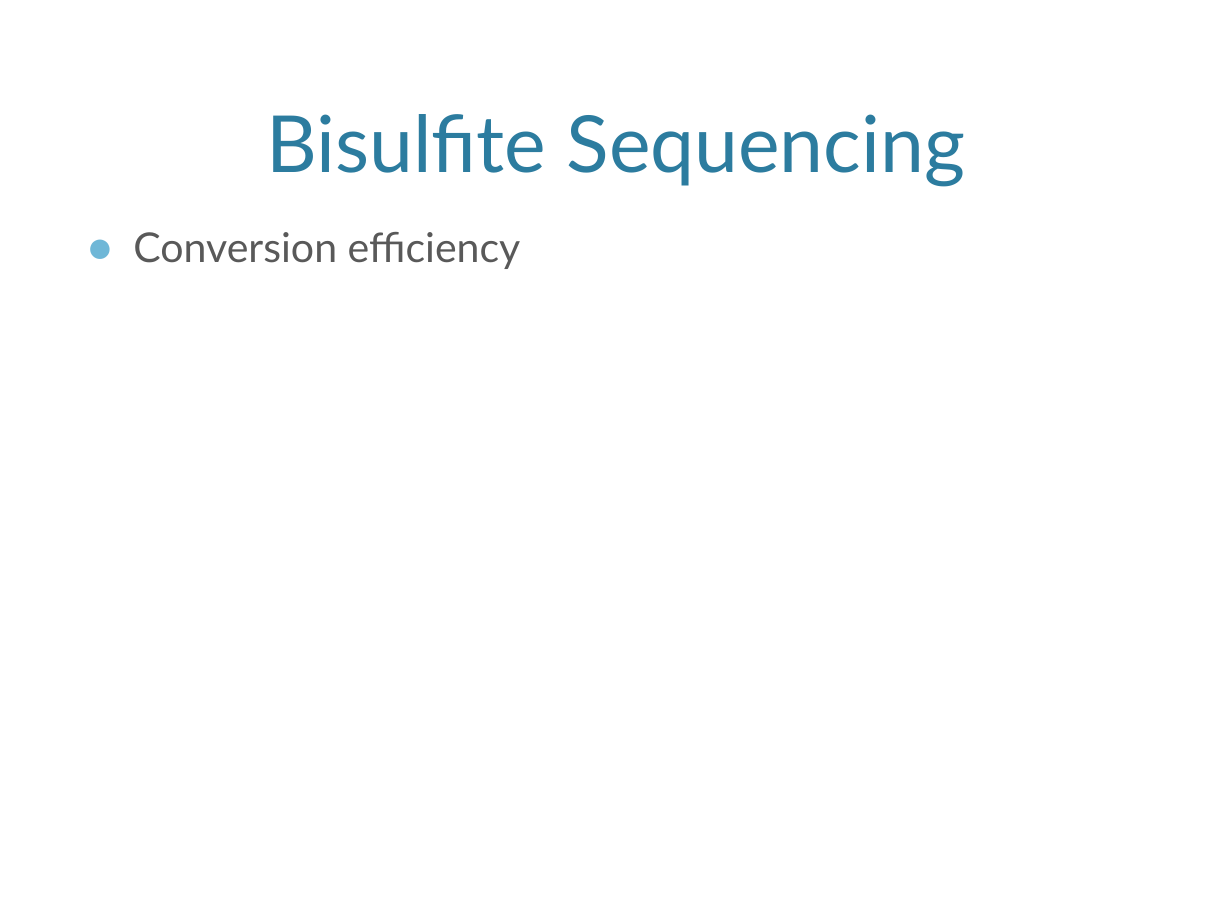
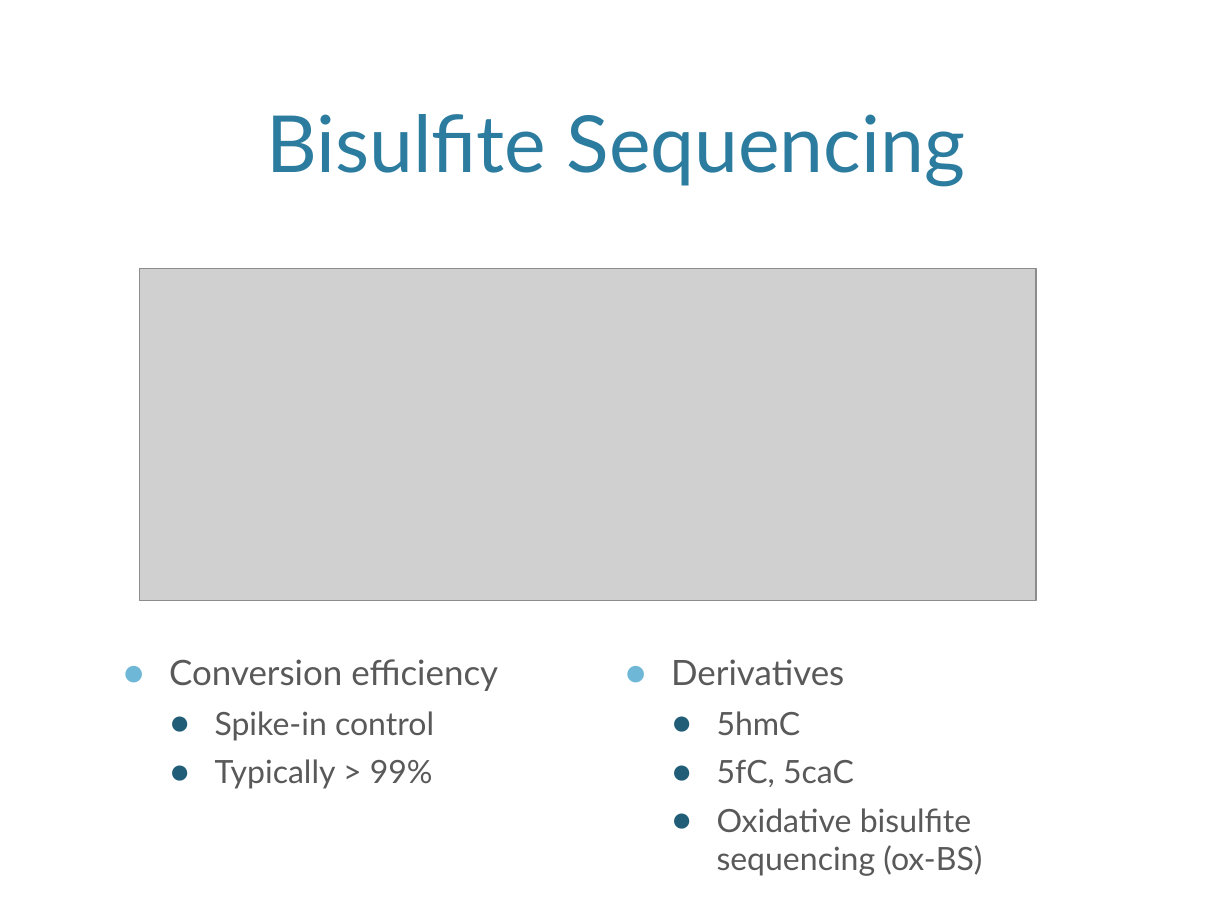
Before and after one commit to vreuter/jekeal, a slide deck: slide 11 of KipnisLabMeeting_2017-03-13.pptx (slide 9 before the commit). Drawn at 1232x924 pixels with LibreOffice and Linux fonts; fonts in the diff are those of the drawing; grey boxes stand for pictures; background and template pictures are left out. Boxes give left, top, right and bottom in pixels: in the first picture for what was removed or moved away, otherwise in the second. Text is boxed around its words. In the diff, an @@ line names an element or a change of style, - is before the commit and + after.

```diff
--- a/KipnisLabMeeting_2017-03-13.pptx
+++ b/KipnisLabMeeting_2017-03-13.pptx
@@ picture added at box(139, 269, 1036, 600) @@
@@ text "Conversion efficiency": place and size @@
-text "Conversion efficiency" at box(133, 232, 521, 269)
+text "Conversion efficiency" at box(169, 659, 982, 876)
@@ text "Conversion efficiency" at box(169, 659, 982, 876): columns 1 to 2 @@
@@ text at box(169, 659, 498, 691): size 24 to 20.4 pt in "Conversion efficiency" @@
@@ text at box(215, 659, 982, 876): paragraphs added @@
+  ● Spike-in control
+  ● Typically > 99%
+● Derivatives
+  ● 5hmC
+  ● 5fC, 5caC
+  ● Oxidative bisulfite sequencing (ox-BS)
```
Also in this commit, not shown: 4 other slides changed, 4 slides added, 3 slides removed, 1 other file.
